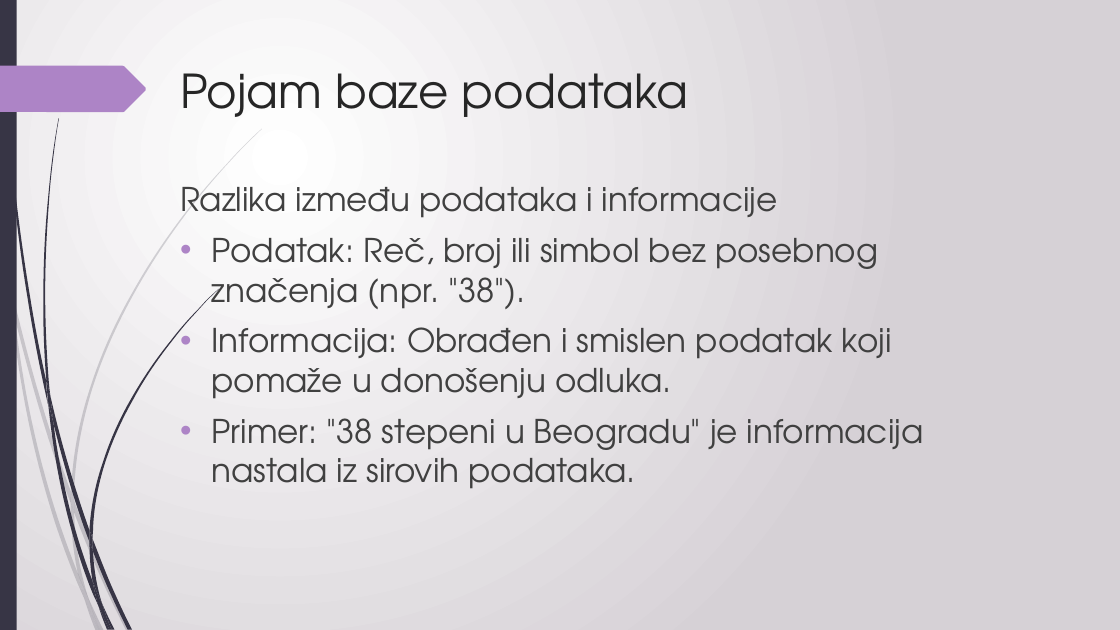
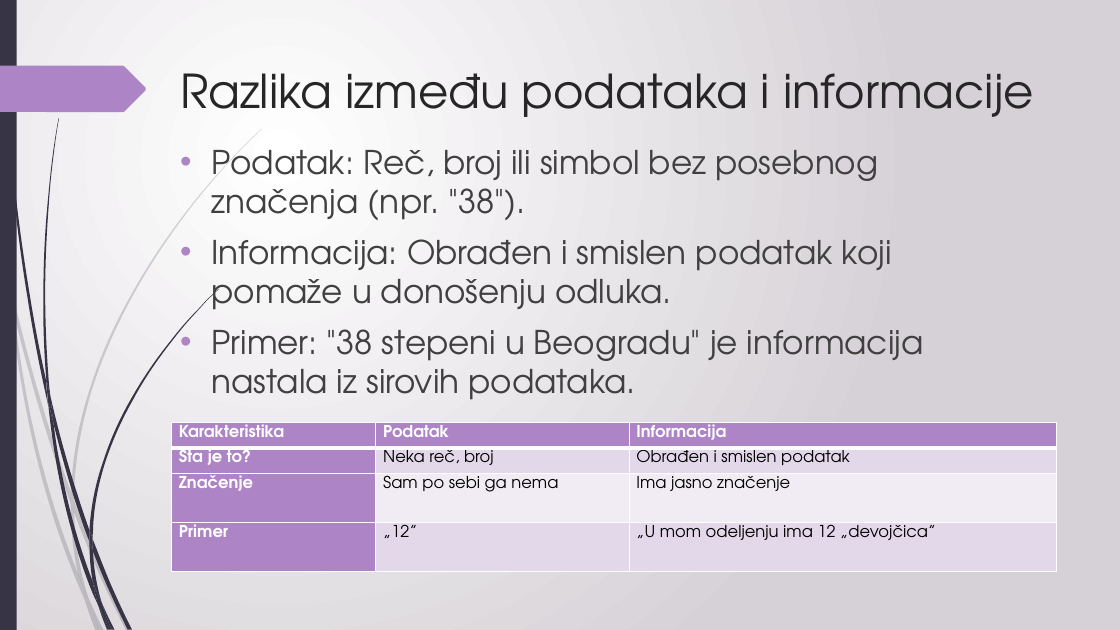
Before and after one commit to sanastojanovic/MNRI, a slide deck: slide 6 of 2025_seminarski/ml24821_Tanja_Sevic/bazePodataka.pptx. Drawn at 1120x630 pixels with LibreOffice and Linux fonts; fonts in the diff are those of the drawing. Boxes give left, top, right and bottom in pixels: in the first picture for what was removed or moved away, otherwise in the second. Text is boxed around its words. In the diff, an @@ line names an element or a change of style, - is before the commit and + after.

```diff
--- a/2025_seminarski/ml24821_Tanja_Sevic/bazePodataka.pptx
+++ b/2025_seminarski/ml24821_Tanja_Sevic/bazePodataka.pptx
@@ title at (180,73,1034,117): text changed @@
-Pojam baze podataka
+Razlika između podataka i informacije
@@ text "Podatak: Reč, broj ili simbol ...": place and size @@
-text "Podatak: Reč, broj ili simbol ..." at (180,187,924,489)
+text "Podatak: Reč, broj ili simbol ..." at (212,150,924,400)
@@ text at (180,187,778,221): paragraph removed @@
-Razlika između podataka i informacije
@@ table added at (171,423,1056,571), 4 rows, 3 columns @@
+Karakteristika | Podatak | Informacija
+Šta je to? | Neka reč, broj | Obrađen i smislen podatak
+Značenje | Sam po sebi ga nema | Ima jasno značenje
+Primer | „12” | „U mom odeljenju ima 12 „devojčica”
```
Also in this commit, not shown: 18 other slides changed.
